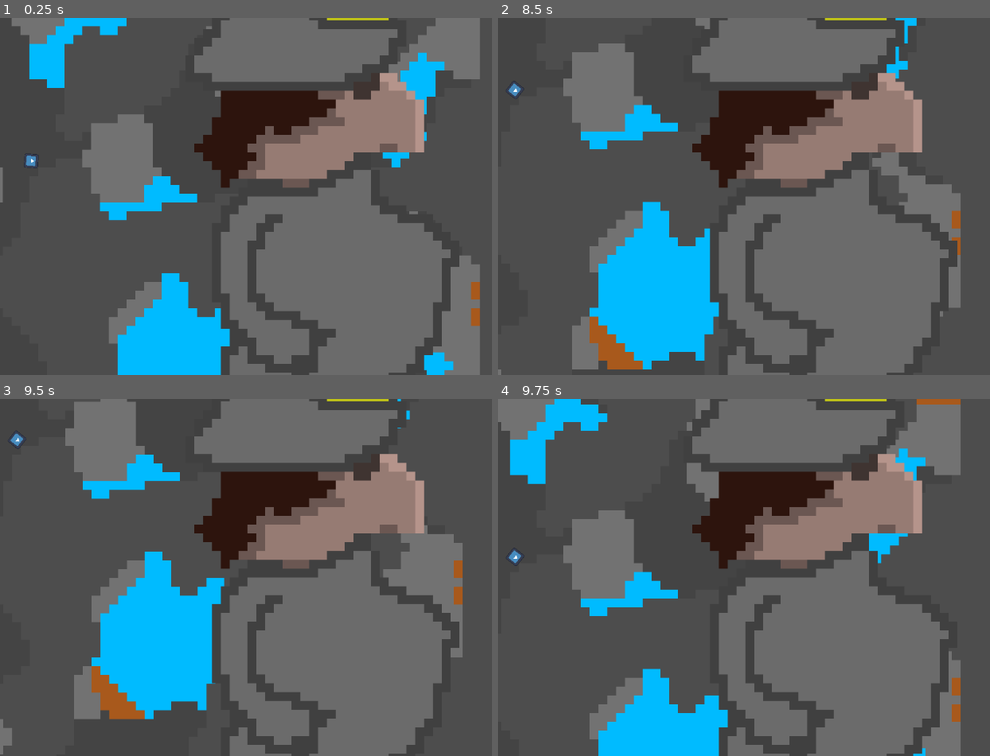
Above: before the commit, frames 1-4 (two rows, left to right).
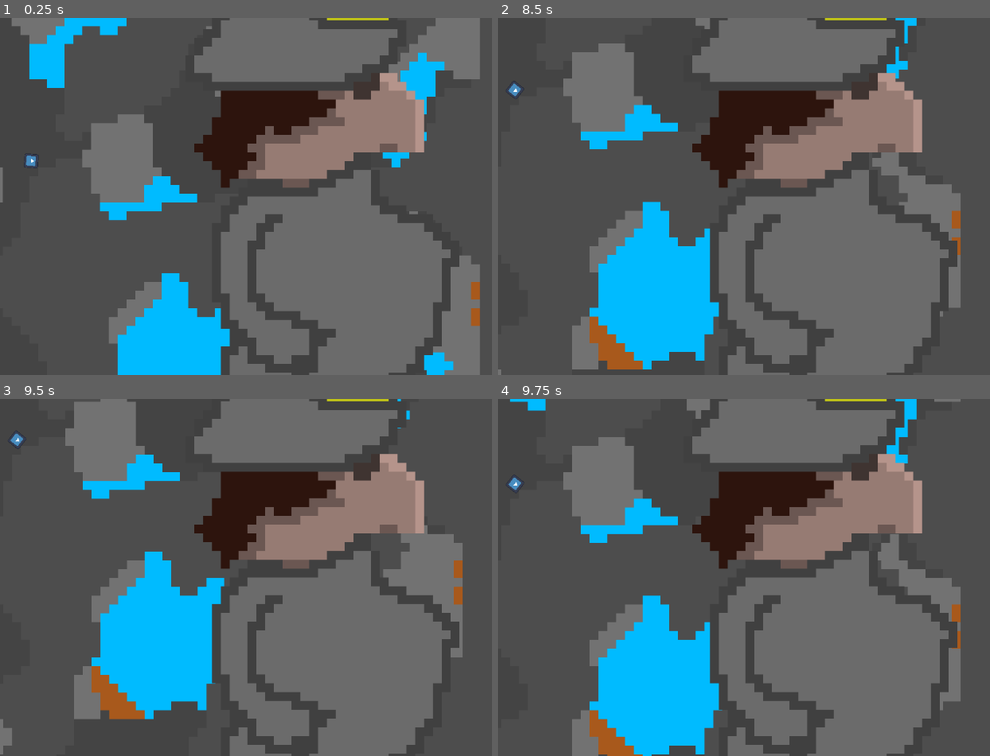
Above: after the commit, the same moments.

Repository: juusoHaaja/raketinheitin
Game: Godot game, scene res://function/world/main.tscn
Two runs of this game, one before a commit and one after it. Both use one fixed random seed, a clock stepped at 60 frames per second and the inputs below. The engine's default icon, where the game draws it, is replaced by a stand-in: a white triangle on a blue panel in a dark square.
Inputs (mouse positions are in pixels of both pictures, inside the frame that each line leads up to):
- Up to frame 1 (0.25 s): no input
- Up to frame 2 (8.5 s): move the mouse to (955, 178) at 0.52 s; hold D (right) 0.53-1.28 s; click (955, 178) at 0.67 s; tap Enter at 1.25, 2.75, 6.5 s; move the mouse to (689, 214) at 1.27 s; hold S (down) 1.28-2.03 s; tap Space at 2, 5, 8 s; move the mouse to (881, 117) at 2.02 s; hold D (right) 2.03-2.78 s; move the mouse to (783, 267) at 2.77 s; hold W (up) 2.78-3.53 s; click (783, 267) at 2.92 s; move the mouse to (outside the picture) at 3.52 s; hold A (left) 3.53-5.03 s; move the mouse to (625, 142) at 4.27 s; move the mouse to (847, 196) at 5.02 s; hold S (down) 5.03-5.78 s; click (847, 196) at 5.17 s; move the mouse to (719, 107) at 5.77 s; hold D (right) 5.78-6.53 s; move the mouse to (955, 178) at 6.52 s; hold W (up) 6.53-7.28 s; move the mouse to (689, 214) at 7.27 s; hold D (right) 7.28-8.03 s; click (689, 214) at 7.42 s; move the mouse to (881, 117) at 8.02 s; hold S (down) from 8.03 s (still down)
- Up to frame 3 (9.5 s): move the mouse to (285, 648) at 8.77 s; release S (down) at 8.78 s; hold A (left) from 8.78 s (still down)
- Up to frame 4 (9.75 s): move the mouse to (outside the picture) at 9.52 s; release A (left) at 9.53 s; hold W (up) from 9.53 s (still down); click (outside the picture) at 9.67 s

Frames 1-3 are identical in both runs. In frame 4, 22% of the frame differs, in the area x 0-95%, y 0-100%.

Commit message:
ioghjtoidfjgotijfoi

Diff:
--- a/function/player/player.gd
+++ b/function/player/player.gd
@@ -42,7 +42,7 @@
         return true
     if local_collisions.size() > 0:
         for point in local_collisions:
-            if point.y > collider.shape.size.y / 2.0 - 0.01:
+            if point.y > collider.shape.size.y / 2.0 - 0.01 && abs(point.x) < collider.shape.size.x / 2.0:
                 return true
 
     return false
